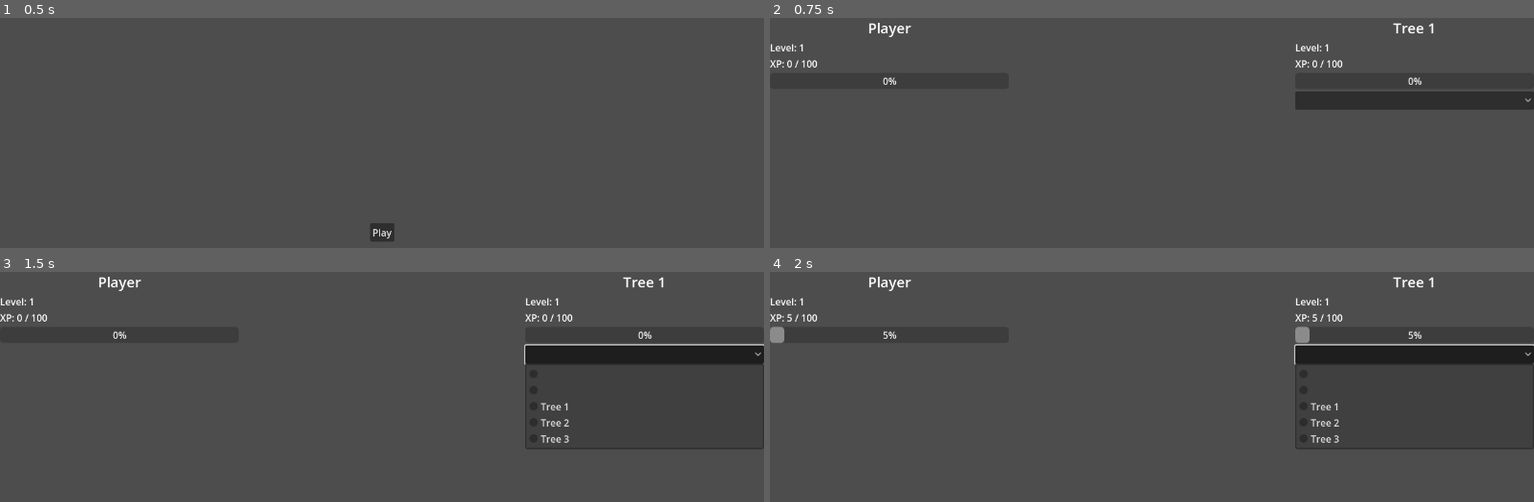
Above: before the commit, frames 1-4 (two rows, left to right).
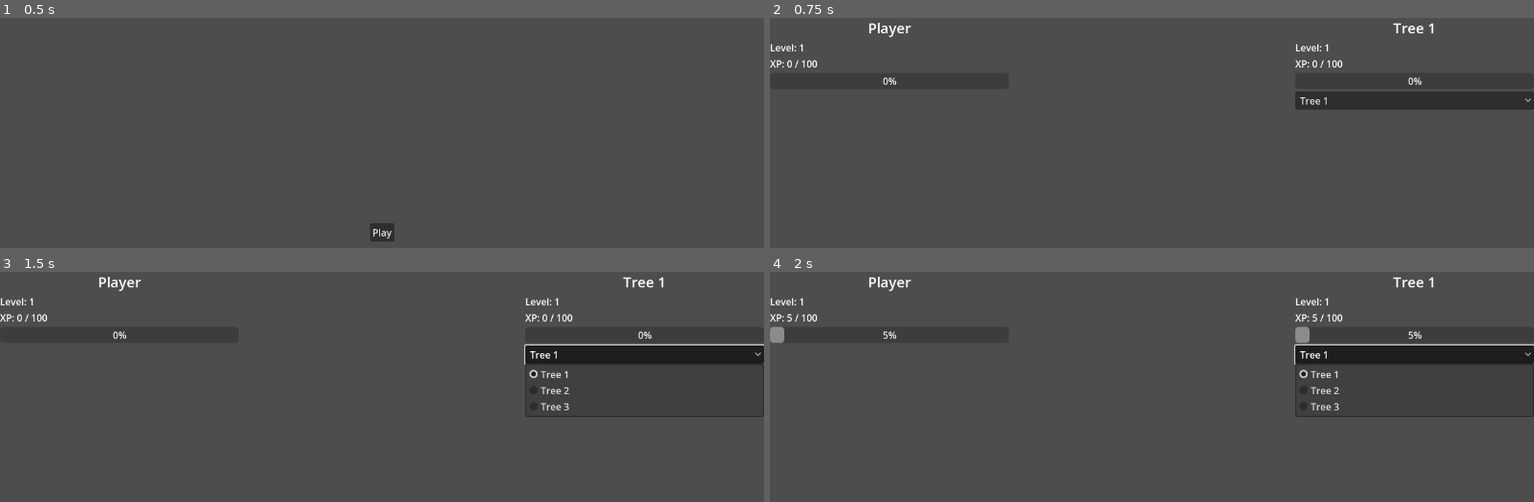
Above: after the commit, the same moments.

Repository: Mangito/Tree-Simulator
Game: Godot game, scene res://menus/main_menu.tscn
Two runs of this game, one before a commit and one after it. Both use one fixed random seed, a clock stepped at 60 frames per second and the inputs below.
Inputs (mouse positions are in pixels of both pictures, inside the frame that each line leads up to):
- Up to frame 1 (0.5 s): no input
- Up to frame 2 (0.75 s): click "Play" at 0.5 s
- Up to frame 3 (1.5 s): click (641, 354) at 1.25 s
- Up to frame 4 (2 s): no input

Frame 1 is identical in both runs. In frame 2, less than 0.1% of the frame differs, in the area x 69-73%, y 34-38%; in frame 3, 0.5%, in the area x 68-100%, y 34-77%; in frame 4, 0.5%.

Commit message:
Update game.tscn

Diff:
--- a/scenes/game/game.tscn
+++ b/scenes/game/game.tscn
@@ -41,8 +41,6 @@
 [node name="TreeSelector" type="OptionButton" parent="UI/TreeLevelUI"]
 layout_mode = 2
 selected = 0
-item_count = 2
-popup/item_1/id = 1
 
 [node name="XP_Timer" type="Timer" parent="."]
 autostart = true
